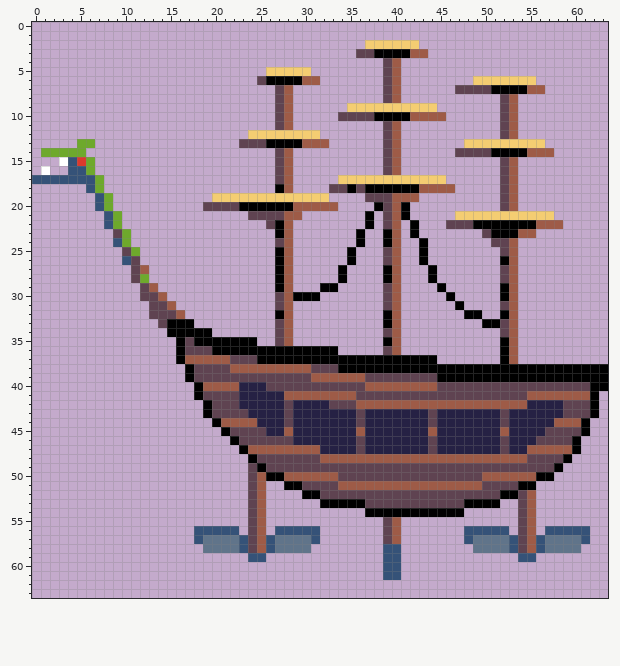
Pixel-art sprite, stored at enemies/Small Ship.png. The first picture shows the starting point.
The file is 64x64 pixels.
The same view after the edit:
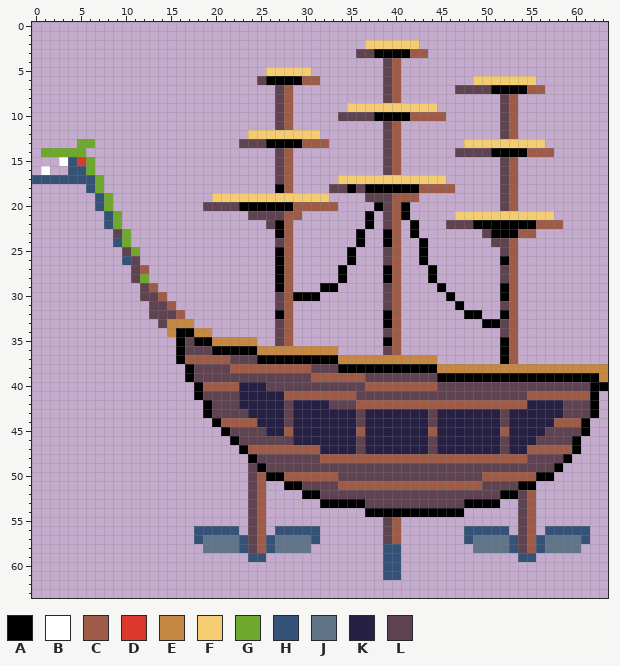
Palette (. is transparent): A #000000  B #ffffff  C #9e5b47  D #dc392d  E #c58843  F #f4cd72  G #6ea92c  H #355278  J #60748a  K #262144  L #5f4351
What changed:
y 33: x 15..17 AAA -> EEE
y 34: x 15 A -> E; x 18..19 AA -> EE
y 35: x 20..24 AAAAA -> EEEEE
y 36: x 25..33 AAAAAAAAA -> EEEEEEEEE
y 37: x 34..44 AAAAAAAAAAA -> EEEEEEEEEEE
y 38: x 45..63 AAAAAAAAAAAAAAAAAAA -> EEEEEEEEEEEEEEEEEEE
y 39: x 63 A -> E
Boxes around the changes in both pictures, in picture pixels (x1, y1, x2, y2):
changed: (167, 319, 608, 382)
